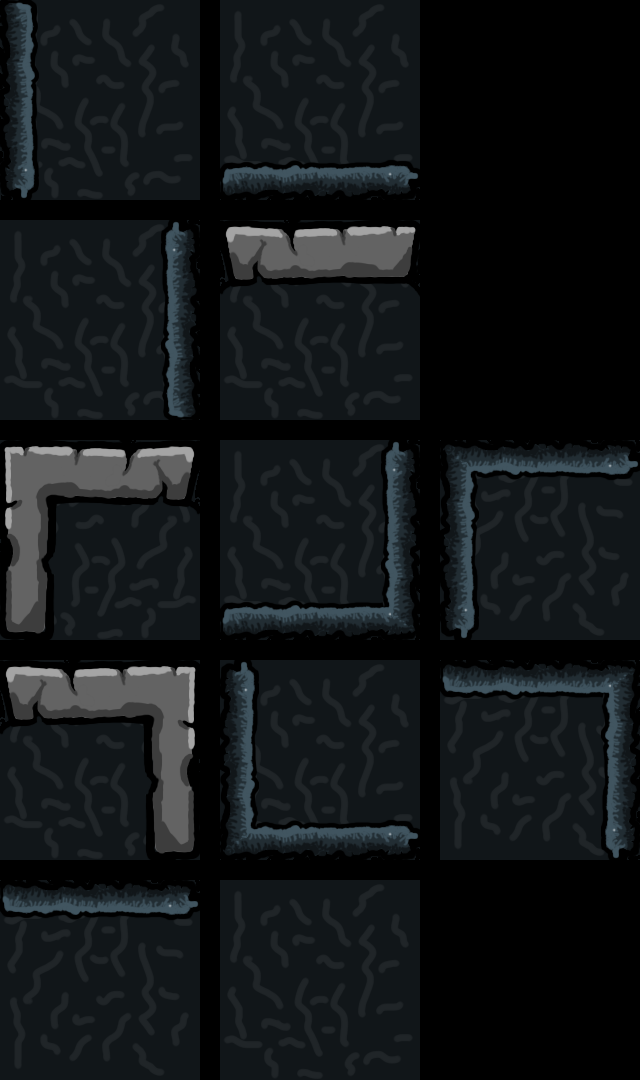
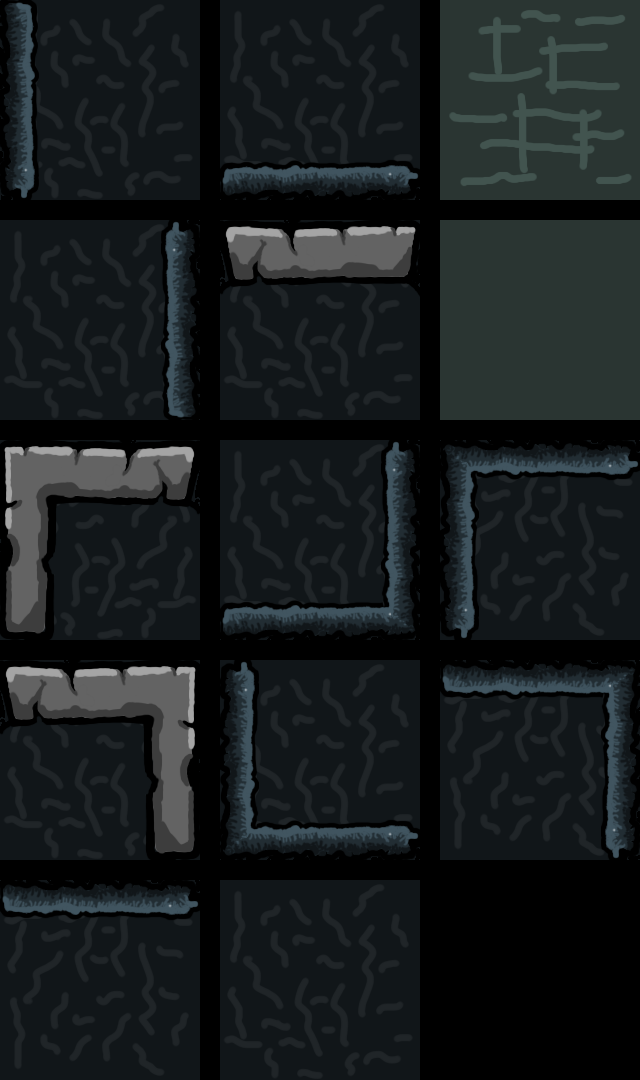
Two versions of the same layered image (w=640, h=1080). Layer-by-layer changes:
painted on "Tiles" over [440, 0, 640, 420]
